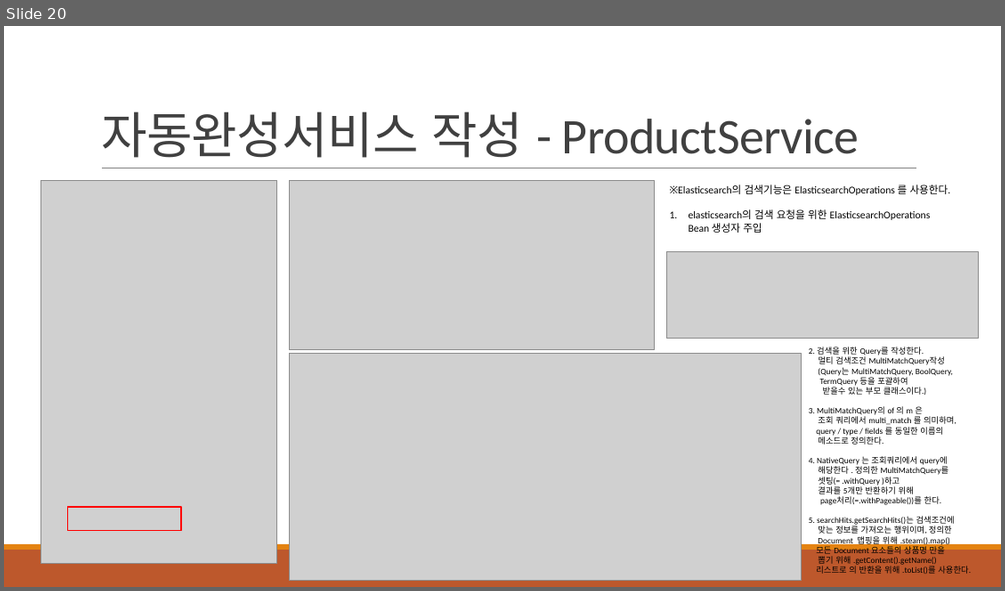
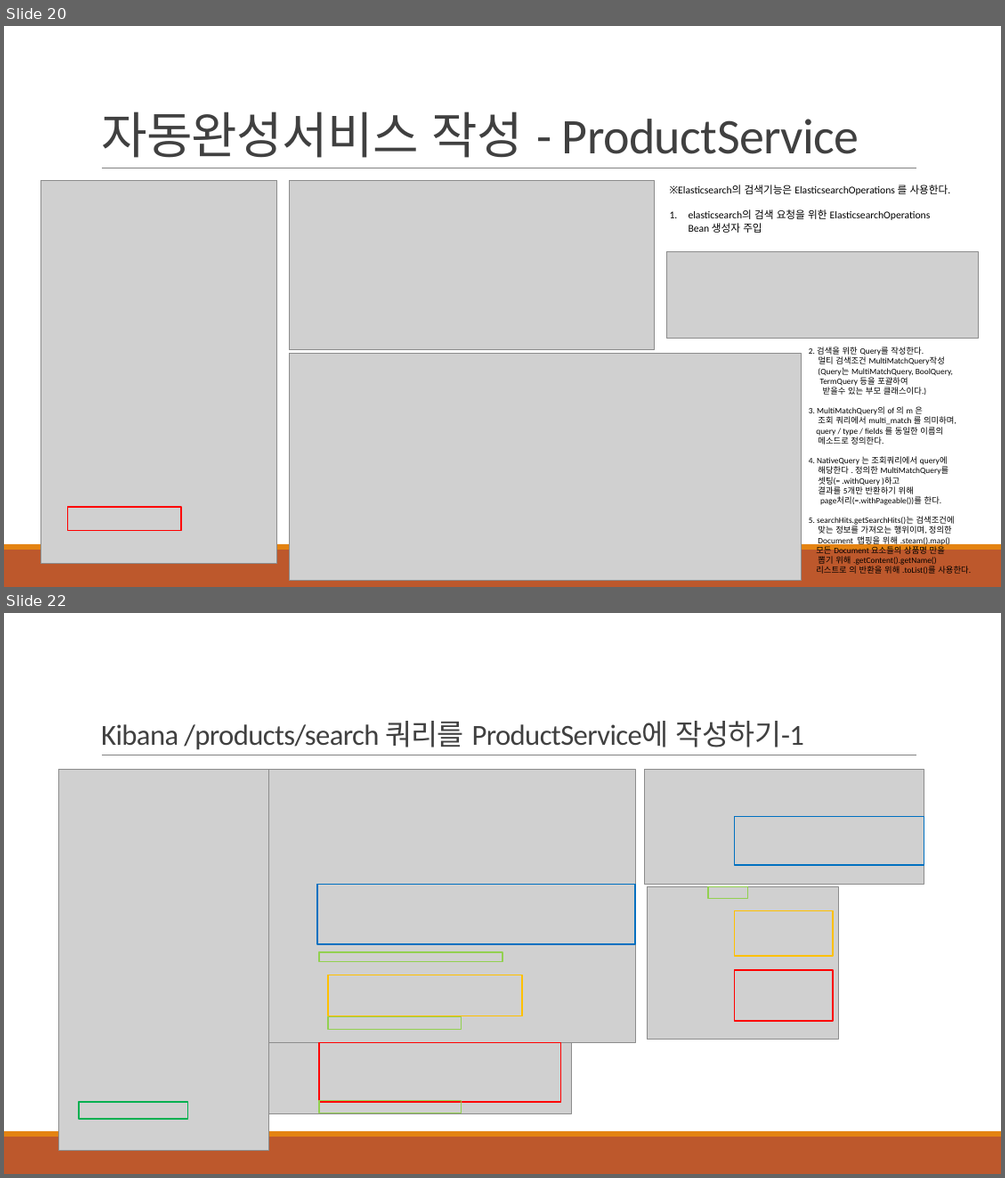
Before and after one commit to khb3025/study-elasticsearch, a slide deck: ppt/7.SpringBoot - ElasticSearch 도입.pptx. Shown one above the other, each under a label of ours: slide 20 before the commit, slides 20 and 22 after it; the slides between them are not shown. The pictures are 1005x591 and 1005x1178 pixels, drawn with LibreOffice and Linux fonts; fonts in the diff are those of the drawing; grey boxes stand for pictures. Boxes give left, top, right and bottom in pixels: in the first picture for what was removed or moved away, otherwise in the second. Text is boxed around its words. In the diff, an @@ line names an element or a change of style, - is before the commit and + after.

Commit message:
feat : 검색 기능(kibana검색쿼리) SpringBoot 작성

```diff
--- a/ppt/7.SpringBoot - ElasticSearch 도입.pptx
+++ b/ppt/7.SpringBoot - ElasticSearch 도입.pptx
@@ slide 22 added at [4,613,1001,1174], background #FFFFFF; not listed: 3 template elements that a slide beside it also shows @@
@@ title added at [101,721,804,750], 28 pt, text #404040 @@
+Kibana /products/search 쿼리를 ProductService에 작성하기-1
@@ picture added at [59,770,268,1150] @@
@@ picture added at [268,770,635,1042] @@
@@ picture added at [644,770,923,884] @@
@@ rectangle added at [735,817,923,865], outline #0070C0 1.25 pt @@
@@ rectangle added at [317,884,635,944], outline #0070C0 1.25 pt @@
@@ picture added at [647,887,839,1038] @@
@@ rectangle added at [708,887,748,899], outline #92D050 1.25 pt @@
@@ rectangle added at [735,910,833,956], outline #FFC000 1.25 pt @@
@@ rectangle added at [319,952,502,962], outline #92D050 1.25 pt @@
@@ rectangle added at [329,975,523,1016], outline #FFC000 1.25 pt @@
@@ rectangle added at [735,970,833,1021], outline #FF0000 1.25 pt @@
@@ rectangle added at [328,1017,461,1030], outline #92D050 1.25 pt @@
@@ picture added at [268,1043,572,1113] @@
@@ rectangle added at [319,1043,560,1102], outline #FF0000 1.25 pt @@
@@ rectangle added at [79,1102,188,1119], outline #00B050 1.25 pt @@
@@ rectangle added at [319,1101,461,1113], outline #92D050 1.25 pt @@
```
Also in this commit, not shown: 4 other slides added, 4 other files.
